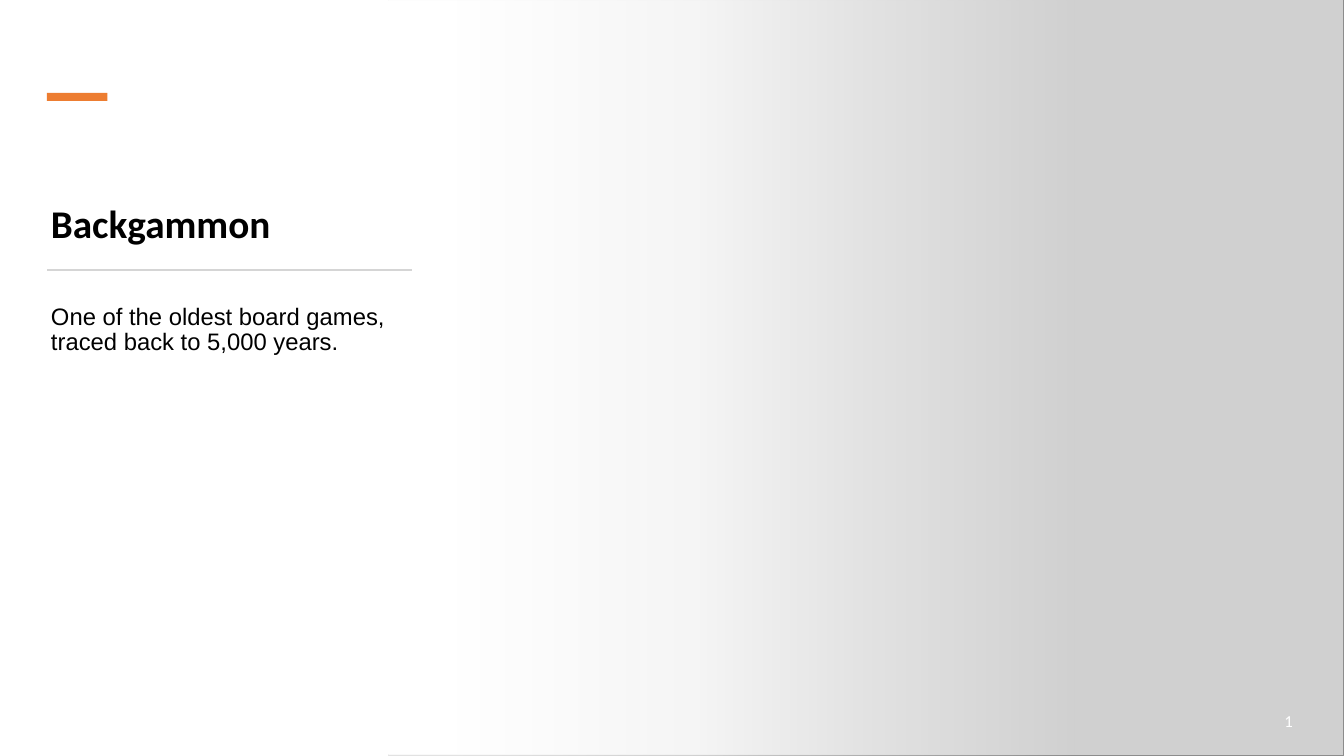
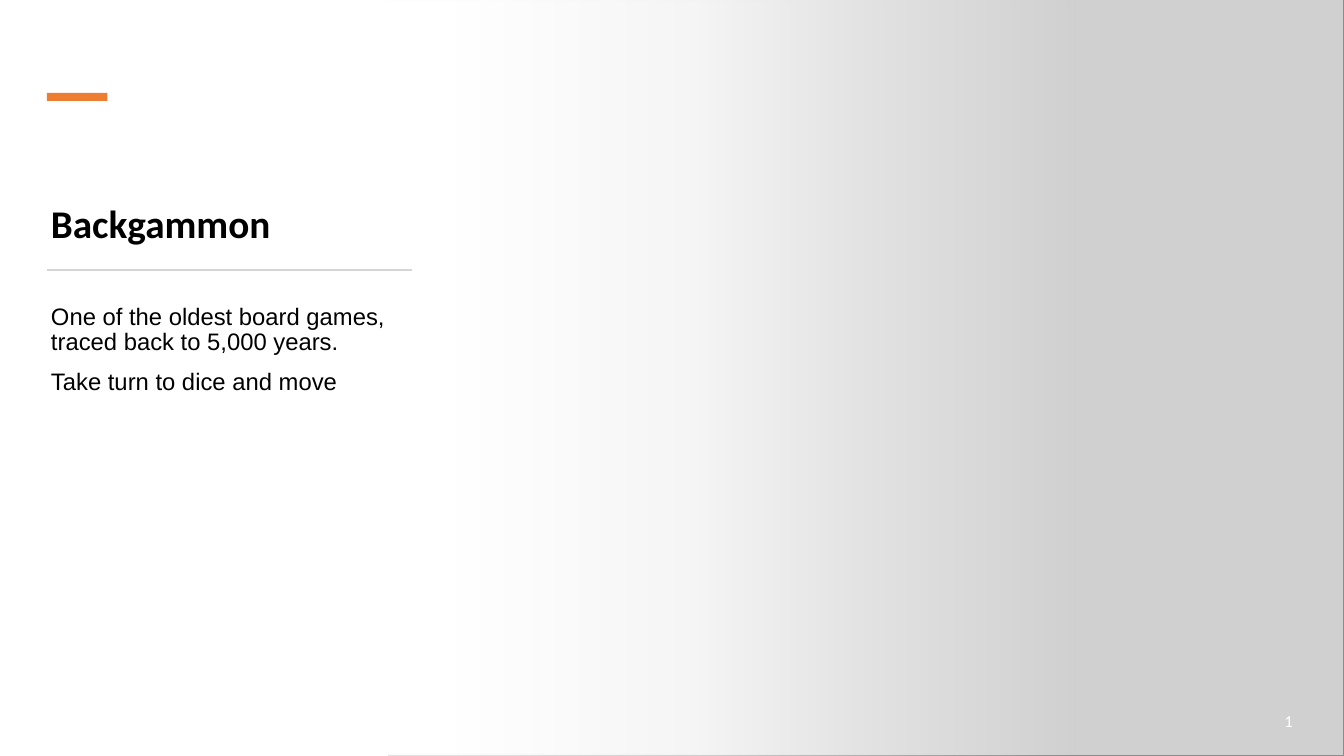
Before and after one commit to fanchuanster/uwinds, a slide deck: slide 1 of docs/8700AI/game in AI.pptx. Drawn at 1344x756 pixels with LibreOffice and Linux fonts; fonts in the diff are those of the drawing; grey boxes stand for pictures; background and template pictures are left out. Boxes give left, top, right and bottom in pixels: in the first picture for what was removed or moved away, otherwise in the second. Text is boxed around its words. In the diff, an @@ line names an element or a change of style, - is before the commit and + after.

```diff
--- a/docs/8700AI/game in AI.pptx
+++ b/docs/8700AI/game in AI.pptx
@@ text at (51,372,337,391): paragraph added @@
+Take turn to dice and move
```
Also in this commit, not shown: 4 other slides changed, 2 slides removed.
